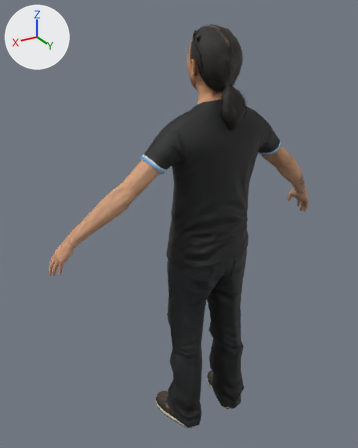
Renders of the glTF model assets/phu-gam/worker-body-b.glb from each side of a commit.
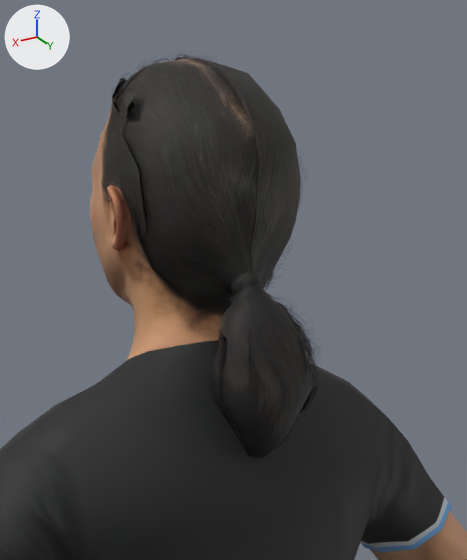
Each version appears first whole from a 50 mm lens placed at (1.121, 1.609, 1.855), pointed at (0.091, -0.108, 0.996), and next in a close-up on the part from 46% to 80% of the width and 2% to 35% of the height. Lighting does not change. The marker at upper left points along +X, +Y and +Z. The last two pictures show the newer version. Where no turn or scale is listed for an object, it has been applied to the vertices. Vertices at exactly the same position are counted once.

The older version as bpy lines, for what is in view:
```python
me_mesh = bpy.data.meshes.new('Mesh')
me_mesh.from_pydata(...)  # 3725 vertices, 7290 faces; spans x -0.67..0.67, y -0.19..0.17, z -0.9..0.93
# faces by material slot: [3814, 3338, 138]
me_mesh.materials.append(mat_m017_body)
me_mesh.materials.append(mat_m017_head)
me_mesh.materials.append(mat_m017_opacity)  # picture img_m017_opacity_color
ob_m017_hipoly_81_bones_opacity = bpy.data.objects.new('m017_hipoly_81_bones_opacity', me_mesh)
ob_m017_hipoly_81_bones_opacity.location = (0.0, 0.0, 0.895)
```
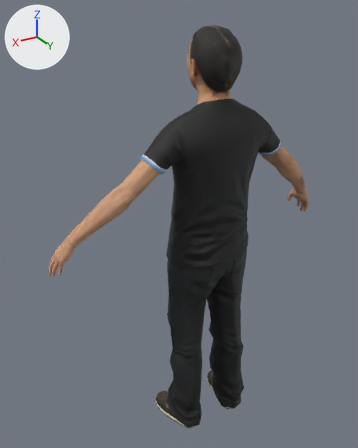
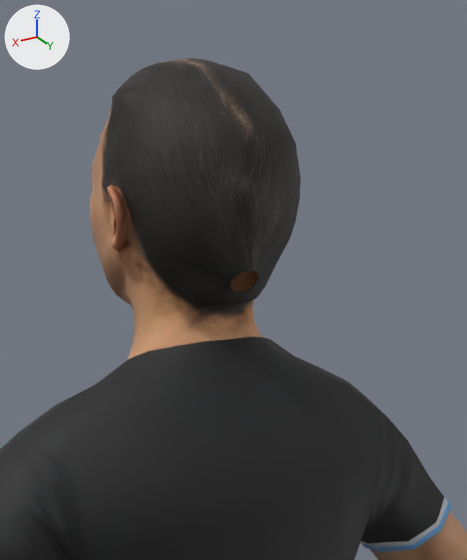
Where the change shows, as pixel boxes (x1, y1, x2, y2) in the close-ups (467 x 560 px):
'm017_hipoly_81_bones_opacity', reshaped: before (0, 55, 467, 560); after (0, 58, 467, 560)
part 1 of me_mesh, deleted: before (112, 64, 153, 113)
part 2 of me_mesh, deleted: before (112, 55, 318, 458)

Patch to the scene script:
```diff
--- a/assets/phu-gam/worker-body-b.glb.py
+++ b/assets/phu-gam/worker-body-b.glb.py
@@ me_mesh @@
 # used by ob_m017_hipoly_81_bones_opacity; location = (0.0, 0.0, 0.895)
-me_mesh.from_pydata(...)  # 3725 vertices, 7290 faces; spans x -0.67..0.67, y -0.19..0.17, z -0.9..0.93
+me_mesh.from_pydata(...)  # 3486 vertices, 6909 faces; spans x -0.67..0.67, y -0.19..0.13, z -0.9..0.91
+# me_mesh part 1: the loose piece of 17 vertices spanning x 0.01..0.08, y -0.09..-0.01, z 0.86..0.92 is deleted
+# me_mesh part 2
+# 215 vertices are removed from x -0.1..0.1, y -0.11..0.17, z 0.55..0.93
+# 362 faces are deleted
+# other edits to the shape of me_mesh do not show in these pictures
 me_mesh.materials.append(mat_m017_body)
 me_mesh.materials.append(mat_m017_head)
-me_mesh.materials.append(mat_m017_opacity)  # picture img_m017_opacity_color
```
